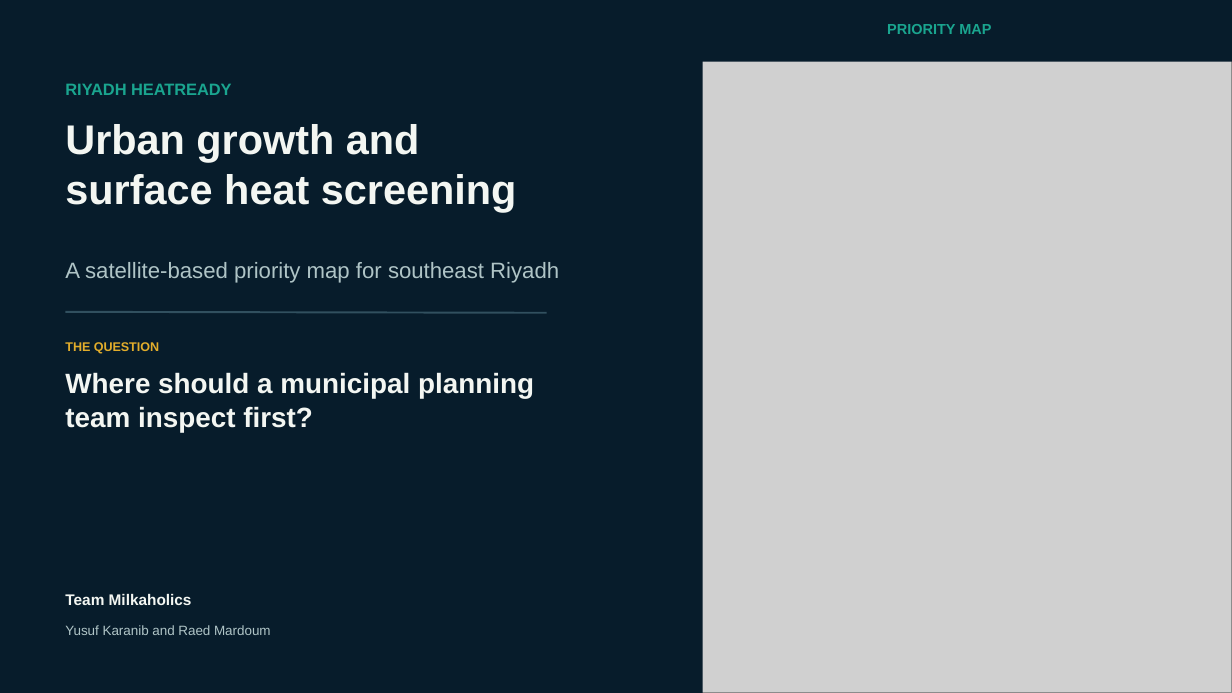
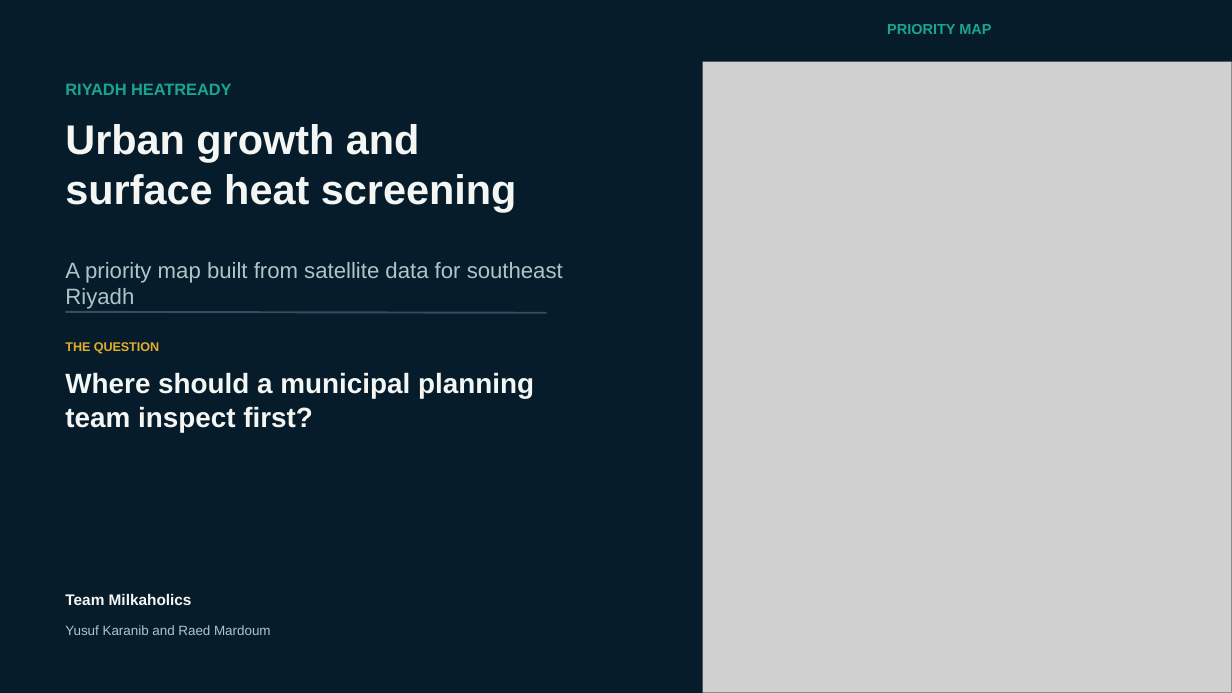
Before and after one commit to Yusuf-Karanib/riyadh-heatready, a slide deck: slide 1 of slides/Riyadh_HeatReady_Final_Judging_Pitch_SUBMIT.pptx. Drawn at 1232x693 pixels with LibreOffice and Linux fonts; fonts in the diff are those of the drawing; grey boxes stand for pictures. Boxes give left, top, right and bottom in pixels: in the first picture for what was removed or moved away, otherwise in the second. Text is boxed around its words. In the diff, an @@ line names an element or a change of style, - is before the commit and + after.

```diff
--- a/slides/Riyadh_HeatReady_Final_Judging_Pitch_SUBMIT.pptx
+++ b/slides/Riyadh_HeatReady_Final_Judging_Pitch_SUBMIT.pptx
@@ text at (x1=65, y1=262, x2=563, y2=309): text changed @@
-A satellite-based priority map for southeast Riyadh
+A priority map built from satellite data for southeast Riyadh
```
Also in this commit, not shown: 7 other slides changed, 4 other files.
